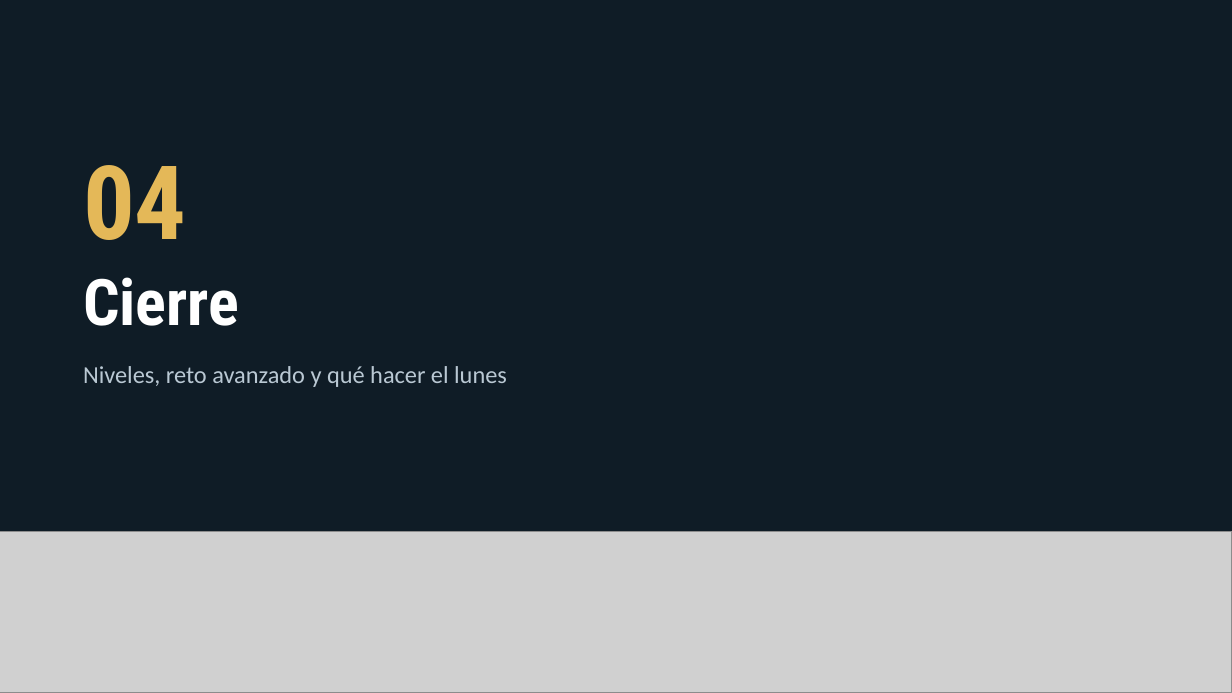
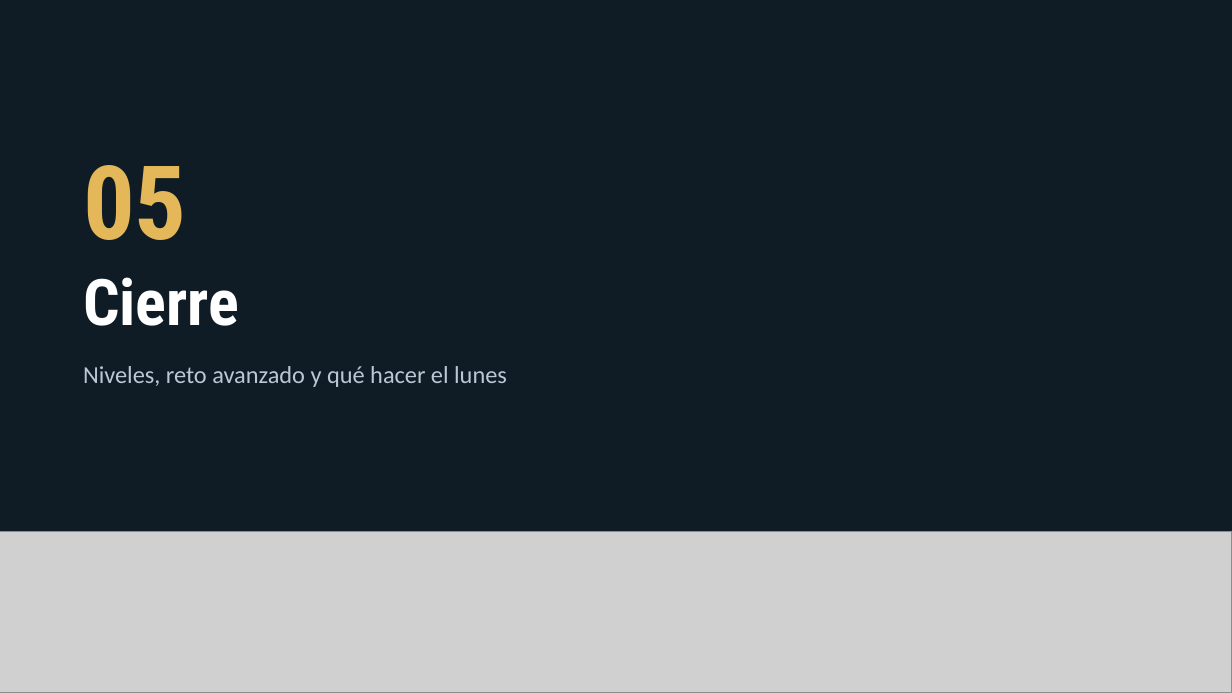
Before and after one commit to jlasherasTracasa/taller_semana_ia_2026, a slide deck: slide 45 of presentacion/taller-agentes-ia.pptx (slide 29 before the commit). Drawn at 1232x693 pixels with LibreOffice and Linux fonts; fonts in the diff are those of the drawing; grey boxes stand for pictures. Boxes give left, top, right and bottom in pixels: in the first picture for what was removed or moved away, otherwise in the second. Text is boxed around its words. In the diff, an @@ line names an element or a change of style, - is before the commit and + after.

```diff
--- a/presentacion/taller-agentes-ia.pptx
+++ b/presentacion/taller-agentes-ia.pptx
@@ text at (83, 165, 187, 240): text changed @@
-04
+05
```
Also in this commit, not shown: 28 other slides changed, 19 slides added, 3 slides removed, 6 other files.
